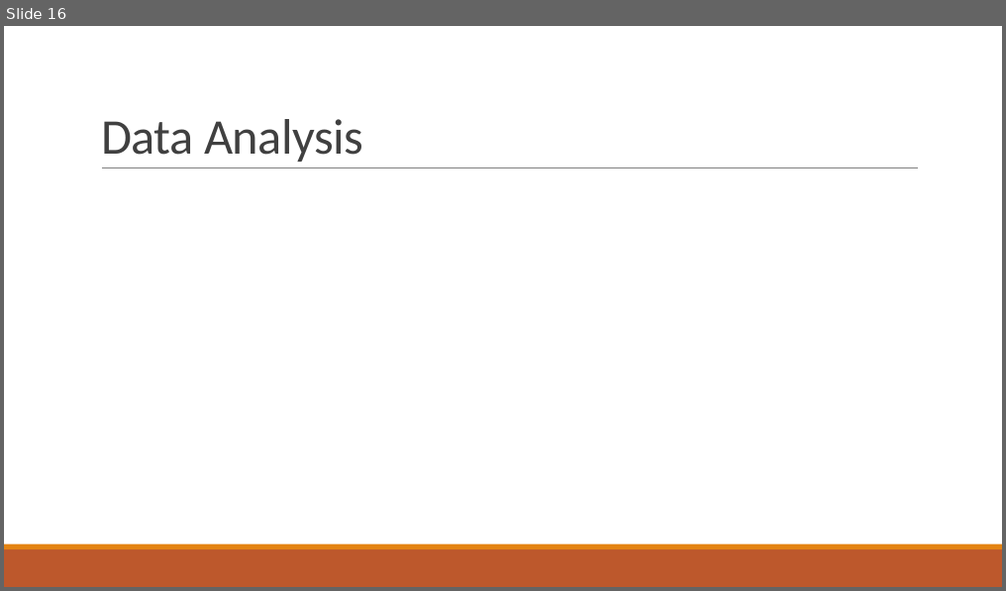
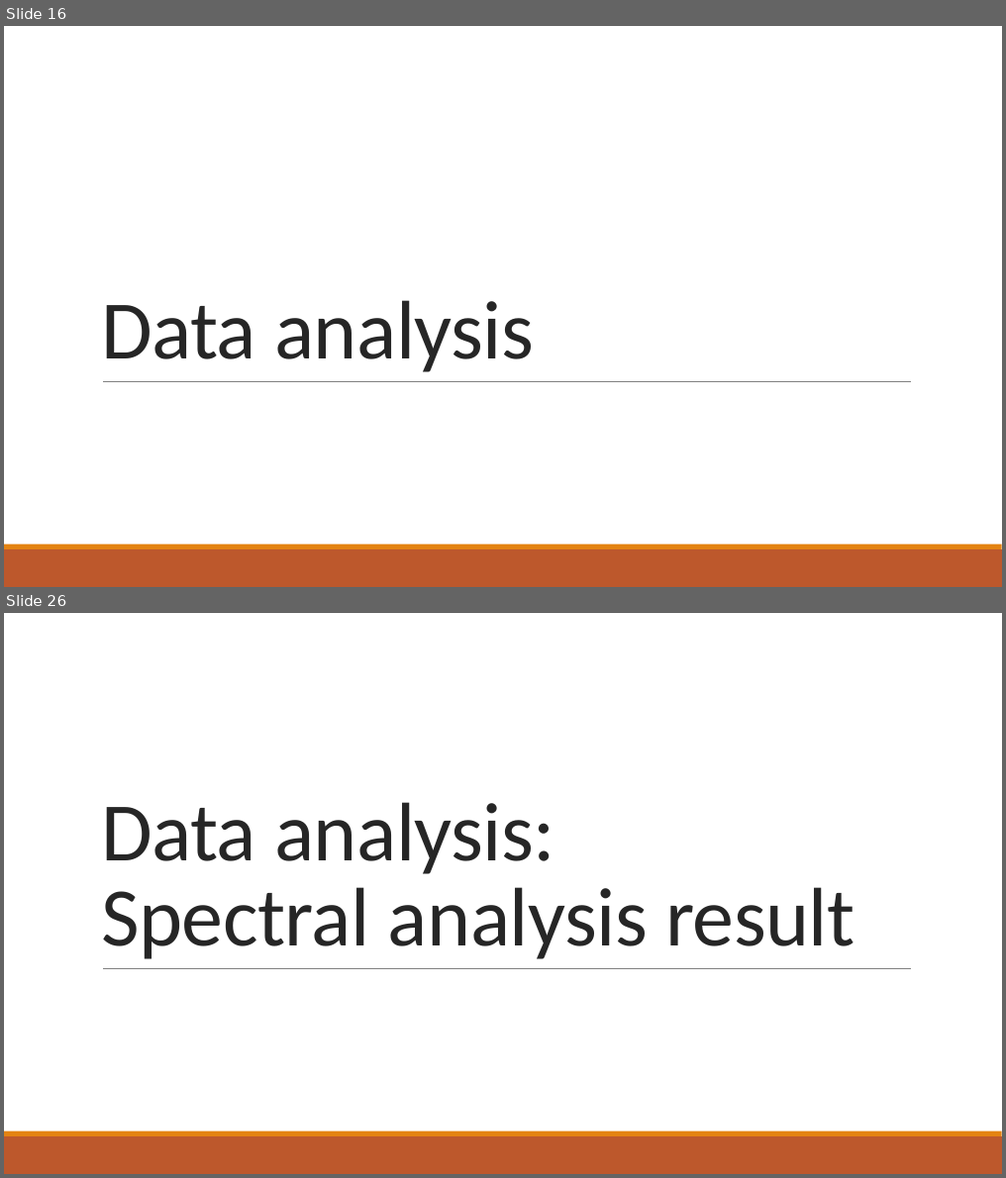
Before and after one commit to ofrendo/kronos, a slide deck: doc/Presentation.pptx. Shown one above the other, each under a label of ours: slide 16 before the commit, slides 16 and 26 after it; the slides between them are not shown. The pictures are 1006x591 and 1006x1178 pixels, drawn with LibreOffice and Linux fonts; fonts in the diff are those of the drawing. Boxes give left, top, right and bottom in pixels: in the first picture for what was removed or moved away, otherwise in the second. Text is boxed around its words. In the diff, an @@ line names an element or a change of style, - is before the commit and + after.

Commit message:
Added deta analysis part to presentation

```diff
--- a/doc/Presentation.pptx
+++ b/doc/Presentation.pptx
@@ slide 26 added at [4, 613, 1002, 1174], background #FFFFFF; not listed: 3 template elements that a slide beside it also shows @@
@@ title added at [101, 802, 855, 959], 80 pt, text #262626 @@
+Data analysis:
+Spectral analysis result
@@ slide 16 changed as well @@
@@ title at [101, 300, 534, 372]: text changed; size 48 to 80 pt; text colour #404040 to #262626 @@
-Data Analysis
+Data analysis
@@ line moved from (102, 169) - (918, 169) to (103, 381) - (912, 381) @@
```
Also in this commit, not shown: 9 other slides changed, 16 other slides added, 3 slides removed.
